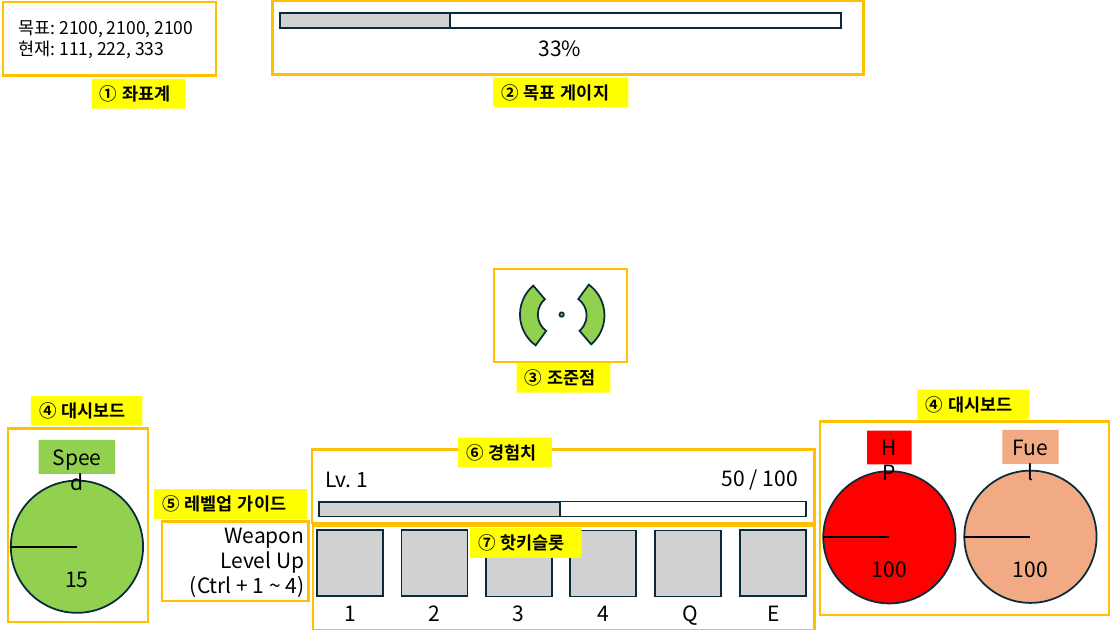
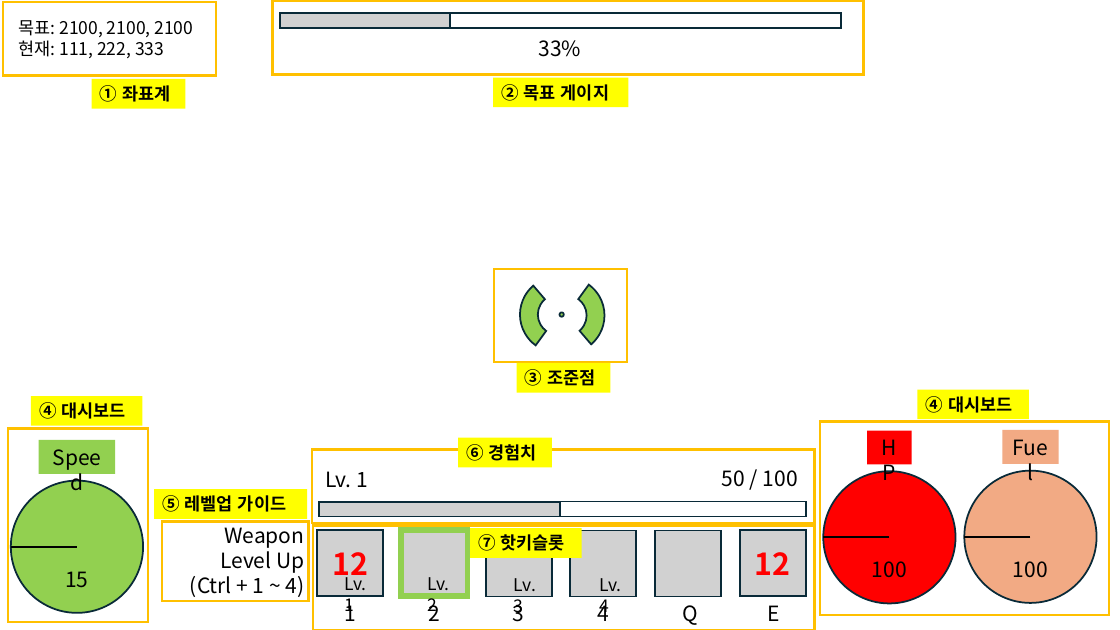
Before and after one commit to Liberty11346/UDP, a slide deck: slide 1 of 기획문서/UDP_UI.pptx. Drawn at 1120x630 pixels with LibreOffice and Linux fonts; fonts in the diff are those of the drawing. Boxes give left, top, right and bottom in pixels: in the first picture for what was removed or moved away, otherwise in the second. Text is boxed around its words. In the diff, an @@ line names an element or a change of style, - is before the commit and + after.

```diff
--- a/기획문서/UDP_UI.pptx
+++ b/기획문서/UDP_UI.pptx
@@ rectangle at [402,530,468,597]: outline #092A39 1.5 pt to #92D050 5 pt @@
@@ text added at [333,552,369,583], 26 pt, text #FF0000, bold @@
+12
@@ text added at [755,552,791,575], 26 pt, text #FF0000, bold @@
+12
@@ text added at [344,572,366,621], 15 pt, text #000000 @@
+Lv. 1
@@ text added at [427,577,449,621], 15 pt, text #000000 @@
+Lv. 2
@@ text added at [513,578,536,622], 15 pt, text #000000 @@
+Lv. 3
@@ text added at [597,578,621,621], 15 pt, text #000000 @@
+Lv. 4
```
Also in this commit, not shown: 1 other slide changed, 4 other files.
